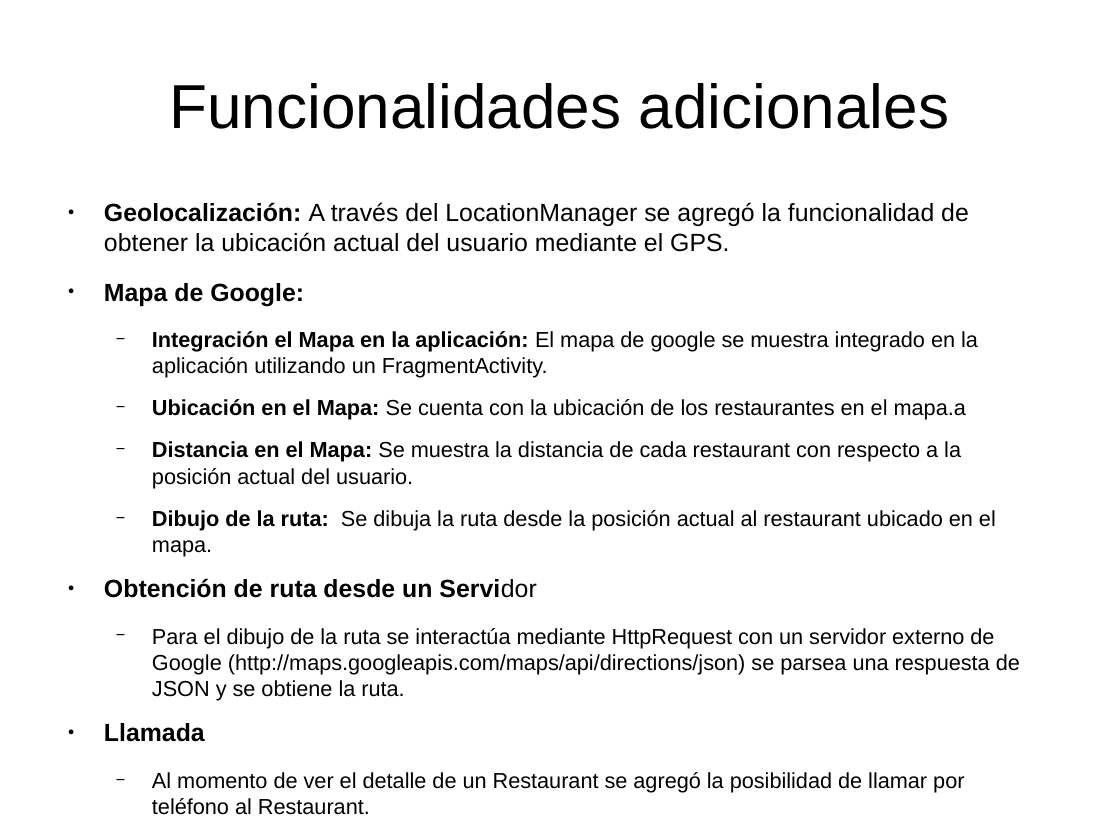
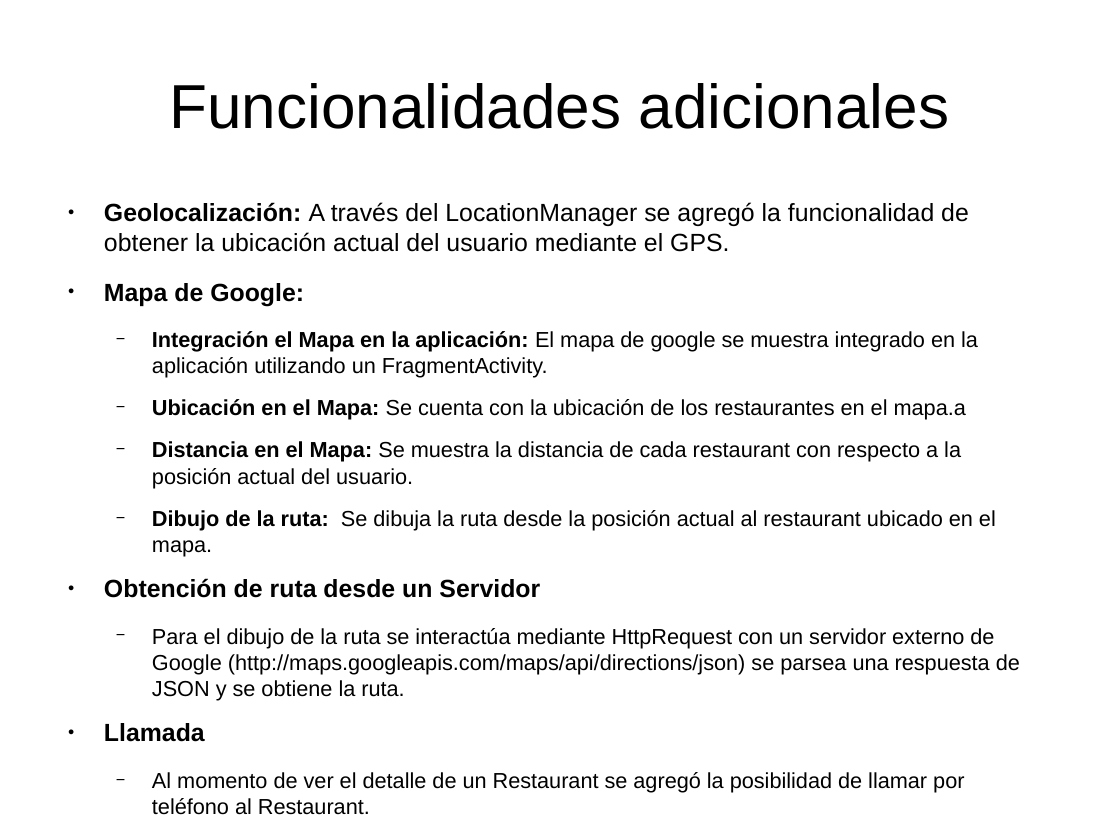
Before and after one commit to martincammi/computacionmovil-android, a slide deck: slide 14 of Where2Eat/dia/Presentacion.odp. Drawn at 1120x840 pixels with LibreOffice and Linux fonts; fonts in the diff are those of the drawing. Boxes give left, top, right and bottom in pixels: in the first picture for what was removed or moved away, otherwise in the second. Text is boxed around its words. In the diff, an @@ line names an element or a change of style, - is before the commit and + after.

```diff
--- a/Where2Eat/dia/Presentacion.odp
+++ b/Where2Eat/dia/Presentacion.odp
@@ text at [104, 578, 540, 598]: bold on in "Servidor" @@
```
Also in this commit, not shown: 1 other file.
